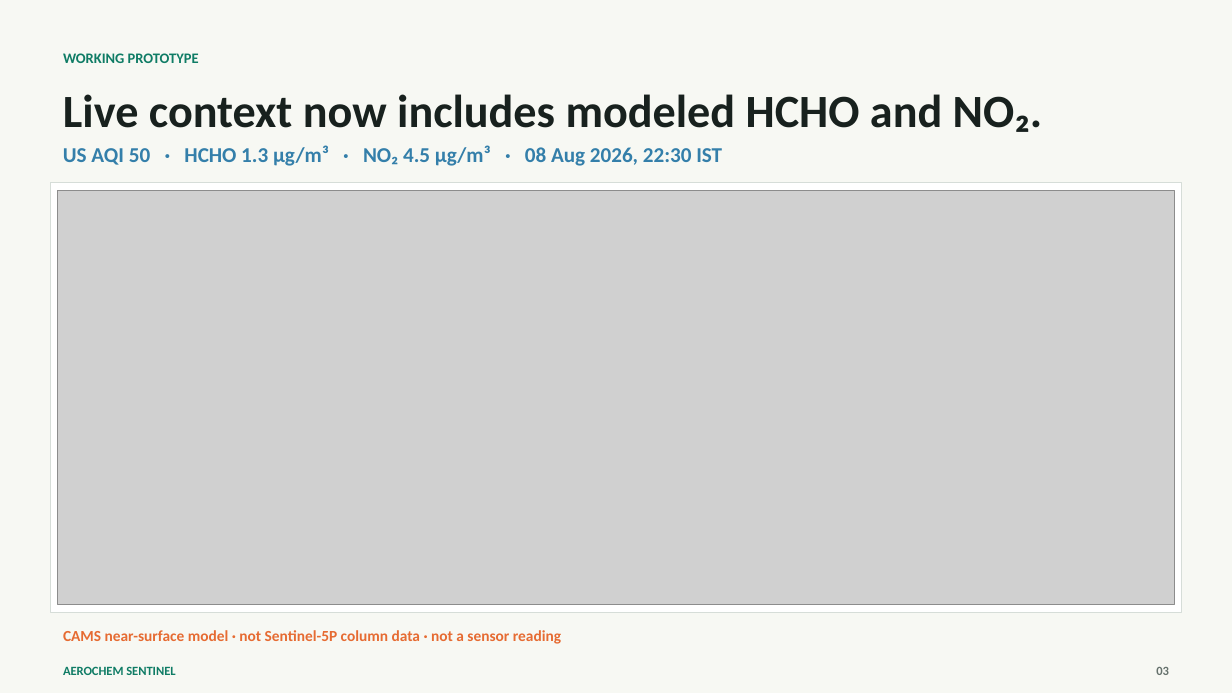
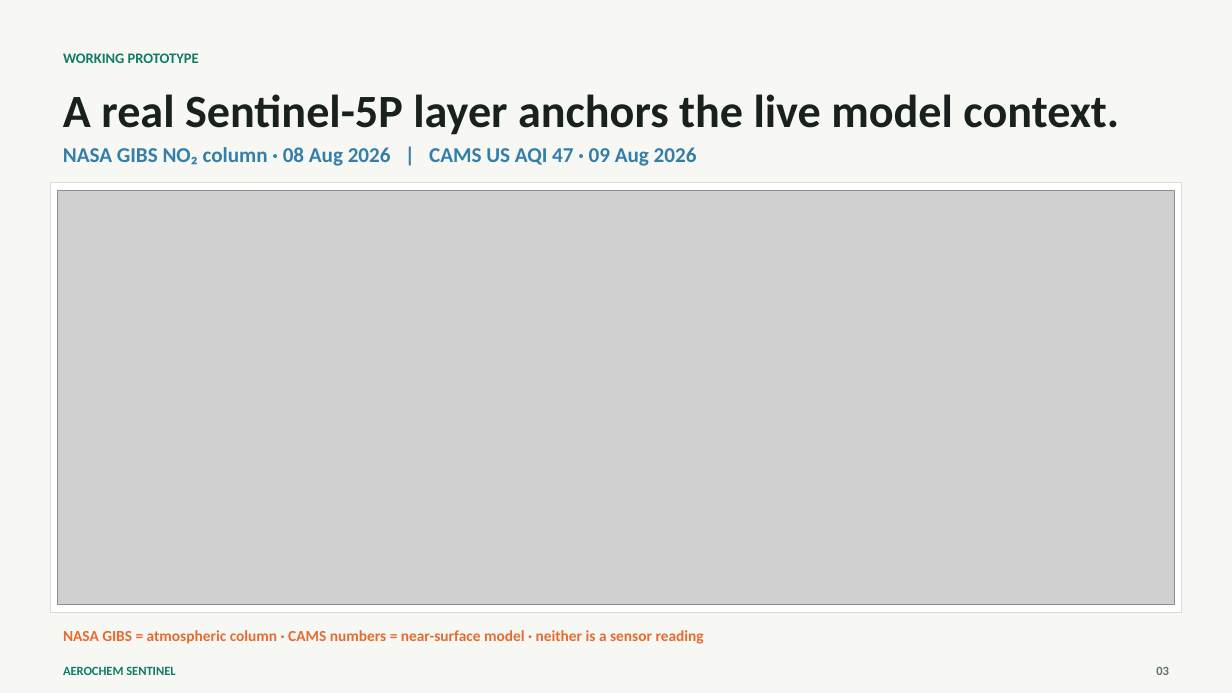
Before and after one commit to sumitpawar2006/aerochem-sentinel, a slide deck: slide 3 of downloads/AeroChem_Sentinel_Ideathon_Pitch_2026.pptx. Drawn at 1232x693 pixels with LibreOffice and Linux fonts; fonts in the diff are those of the drawing; grey boxes stand for pictures. Boxes give left, top, right and bottom in pixels: in the first picture for what was removed or moved away, otherwise in the second. Text is boxed around its words. In the diff, an @@ line names an element or a change of style, - is before the commit and + after.

Commit message:
Complete ideathon readiness with real Sentinel-5P evidence

```diff
--- a/downloads/AeroChem_Sentinel_Ideathon_Pitch_2026.pptx
+++ b/downloads/AeroChem_Sentinel_Ideathon_Pitch_2026.pptx
@@ text at <box>63,94,1119,135</box>: text changed @@
-Live context now includes modeled HCHO and NO₂.
+A real Sentinel-5P layer anchors the live model context.
@@ text at <box>63,147,697,166</box>: text changed @@
-US AQI 50 · HCHO 1.3 µg/m³ · NO₂ 4.5 µg/m³ · 08 Aug 2026, 22:30 IST
+NASA GIBS NO₂ column · 08 Aug 2026 | CAMS US AQI 47 · 09 Aug 2026
@@ text at <box>63,630,704,644</box>: text changed @@
-CAMS near-surface model · not Sentinel-5P column data · not a sensor reading
+NASA GIBS = atmospheric column · CAMS numbers = near-surface model · neither is a sensor reading
```
Also in this commit, not shown: 12 other files.
